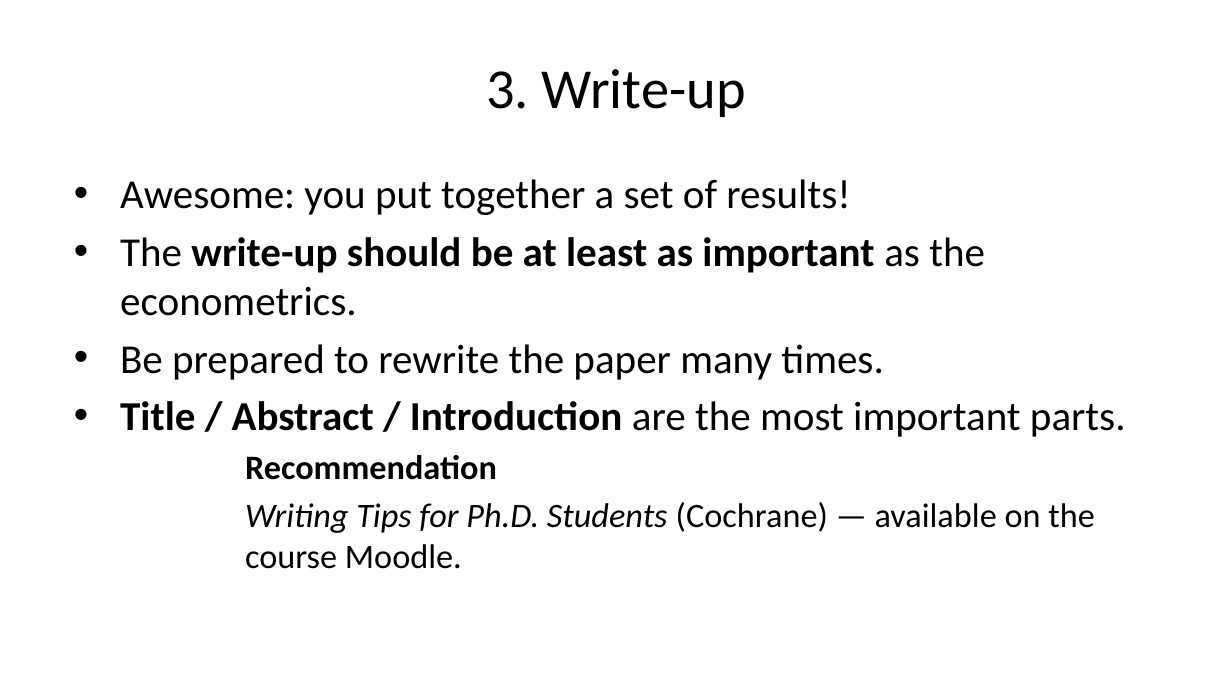
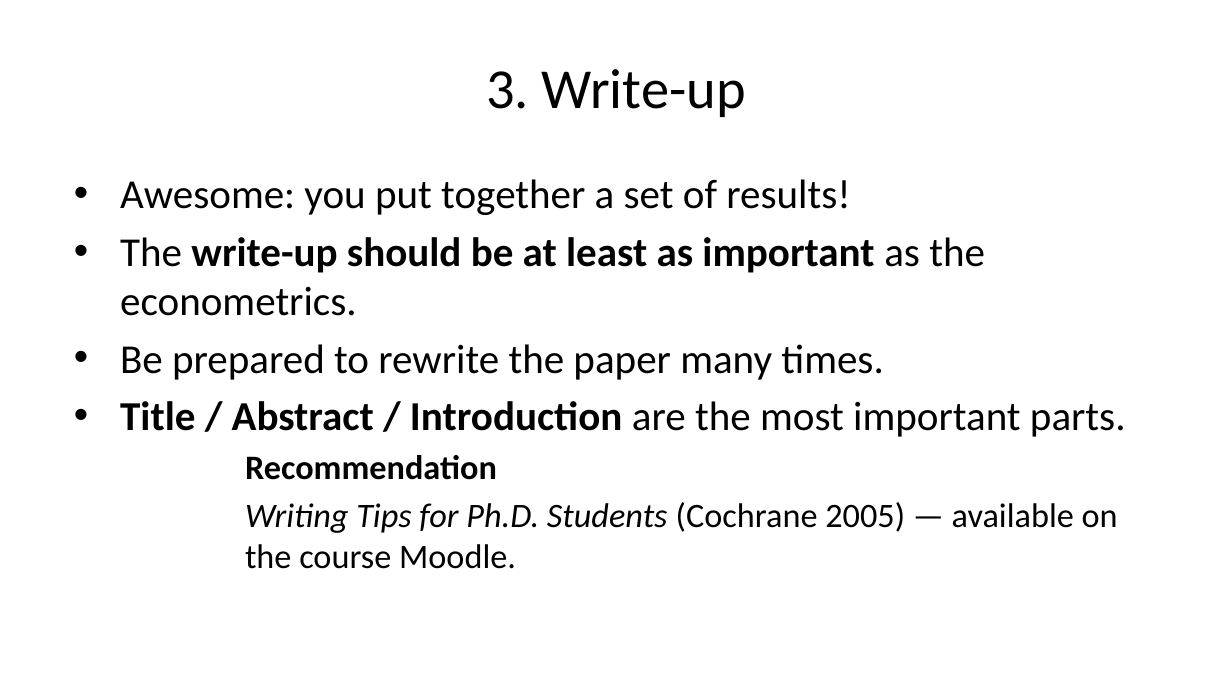
Before and after one commit to papa-puma/smaf, a slide deck: slide 9 of courses/research-in-finance/lectures/lecture-04-academic-publishing/slides.pptx. Drawn at 1232x693 pixels with LibreOffice and Linux fonts; fonts in the diff are those of the drawing. Boxes give left, top, right and bottom in pixels: in the first picture for what was removed or moved away, otherwise in the second. Text is boxed around its words. In the diff, an @@ line names an element or a change of style, - is before the commit and + after.

```diff
--- a/courses/research-in-finance/lectures/lecture-04-academic-publishing/slides.pptx
+++ b/courses/research-in-finance/lectures/lecture-04-academic-publishing/slides.pptx
@@ text at [245,502,1118,569]: text changed @@
-Writing Tips for Ph.D. Students (Cochrane) — available on the course Moodle.
+Writing Tips for Ph.D. Students (Cochrane 2005) — available on the course Moodle.
```
Also in this commit, not shown: 1 other slide changed, 1 slide added, 27 other files.
